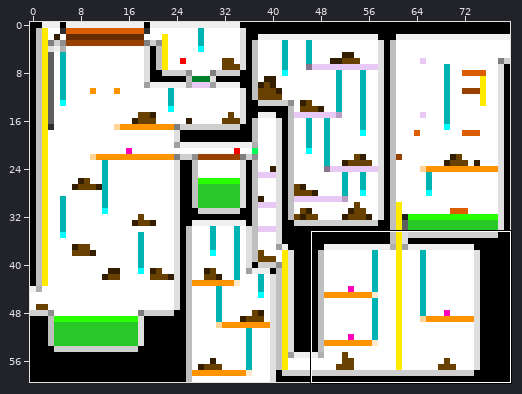
Edited in one commit: sprite sheet (source/level_data/layouts/level4/layer2.png). The picture above shows the old version from afar; the outline marks the close-up.
Close-up. As it was:
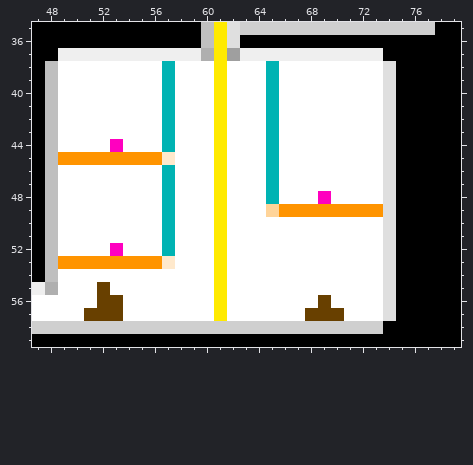
The file is 80x60 pixels. Shown: x 47..79, y 35..59.
After the commit:
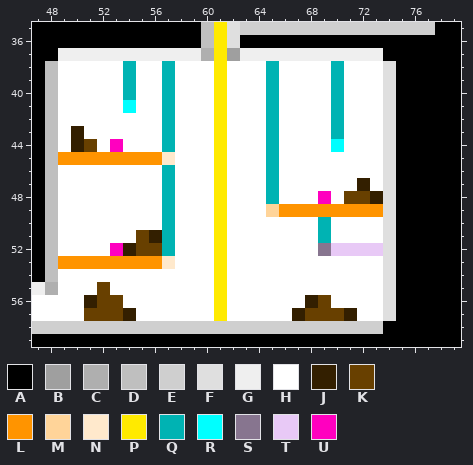
Palette (. is transparent): A #000000  B #9f9f9f  C #afafaf  D #bfbfbf  E #cfcfcf  F #dfdfdf  G #efefef  H #ffffff  J #331f00  K #684000  L #ff9400  M #ffd499  N #ffe9cc  P #ffea00  Q #00b3b3  R #00ffff  S #87758f  T #e8c9f6  U #ff00bf
Diff:
{"y":38,"x":54,"old":"H","new":"Q"}
{"y":38,"x":70,"old":"H","new":"Q"}
{"y":39,"x":54,"old":"H","new":"Q"}
{"y":39,"x":70,"old":"H","new":"Q"}
{"y":40,"x":54,"old":"H","new":"Q"}
{"y":40,"x":70,"old":"H","new":"Q"}
{"y":41,"x":54,"old":"H","new":"R"}
{"y":41,"x":70,"old":"H","new":"Q"}
{"y":42,"x":70,"old":"H","new":"Q"}
{"y":43,"x":50,"old":"H","new":"J"}
{"y":43,"x":70,"old":"H","new":"Q"}
{"y":44,"x":50,"old":"HH","new":"JK"}
{"y":44,"x":70,"old":"H","new":"R"}
{"y":47,"x":72,"old":"H","new":"J"}
{"y":48,"x":71,"old":"HHH","new":"KKJ"}
{"y":50,"x":69,"old":"H","new":"Q"}
{"y":51,"x":55,"old":"HH","new":"KJ"}
{"y":51,"x":69,"old":"H","new":"Q"}
{"y":52,"x":54,"old":"HHH","new":"JKK"}
{"y":52,"x":69,"old":"HHHHH","new":"STTTT"}
{"y":56,"x":51,"old":"H","new":"J"}
{"y":56,"x":68,"old":"H","new":"J"}
{"y":57,"x":54,"old":"H","new":"J"}
{"y":57,"x":67,"old":"H","new":"J"}
{"y":57,"x":71,"old":"H","new":"J"}
{"label":"changed","picture_box":[71,61,136,152]}
{"label":"changed","picture_box":[318,61,383,256]}
{"label":"changed","picture_box":[123,230,162,256]}
{"label":"changed","picture_box":[84,295,136,321]}
{"label":"changed","picture_box":[292,295,357,321]}
